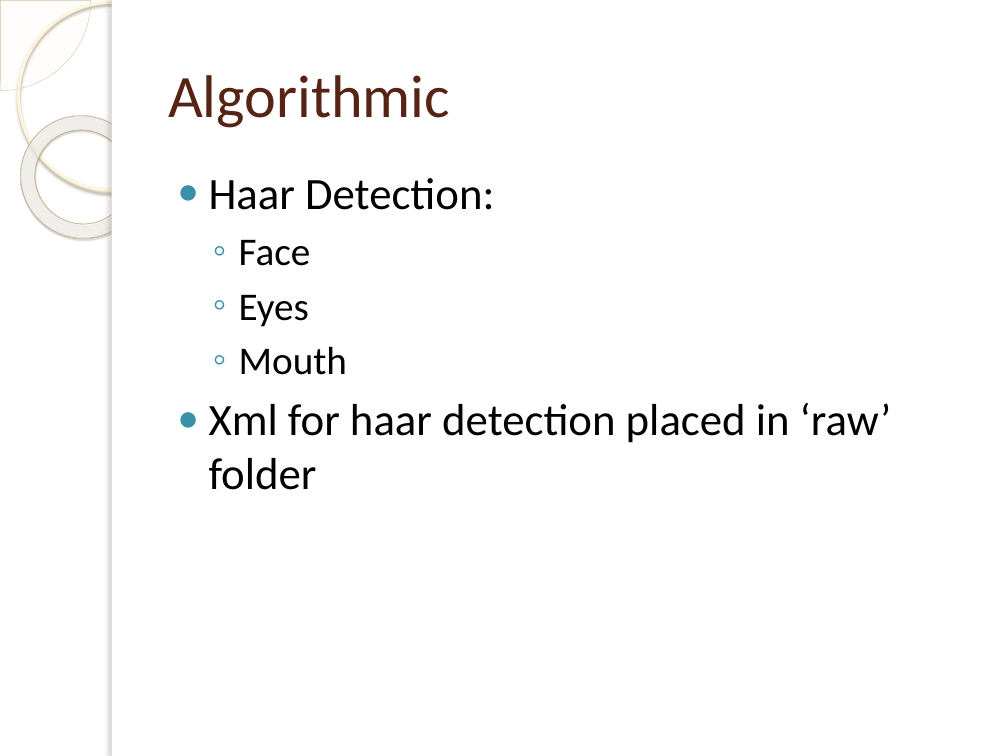
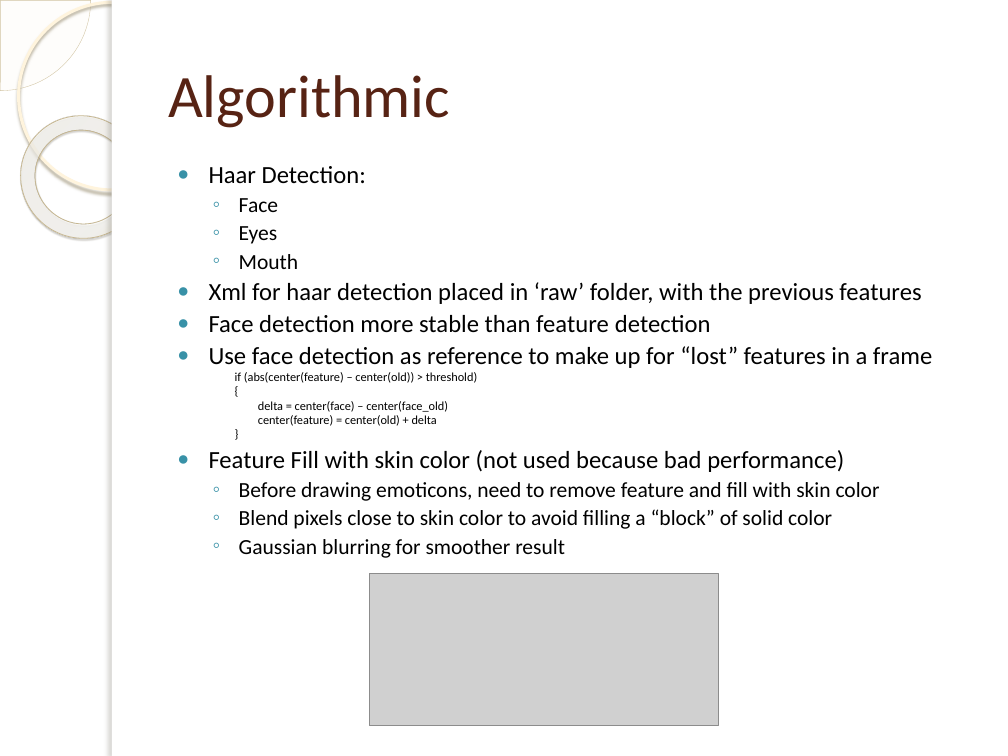
Before and after one commit to OrionGG/ivandroid, a slide deck: slide 7 of Presentacion/doc/EMOTICONIZER.pptx. Drawn at 1008x756 pixels with LibreOffice and Linux fonts; fonts in the diff are those of the drawing; grey boxes stand for pictures; background and template pictures are left out. Boxes give left, top, right and bottom in pixels: in the first picture for what was removed or moved away, otherwise in the second. Text is boxed around its words. In the diff, an @@ line names an element or a change of style, - is before the commit and + after.

```diff
--- a/Presentacion/doc/EMOTICONIZER.pptx
+++ b/Presentacion/doc/EMOTICONIZER.pptx
@@ text at [209, 166, 366, 269]: size 32 to 17.6 pt in "Haar Detection:"; size 28 to 15.4 pt in "Face", "Eyes", "Mouth"; line spacing 1 to 0.8 @@
@@ text at [209, 282, 932, 558]: text changed; size 32 to 17.6 pt @@
-● Xml for haar detection placed in ‘raw’ folder
+● Xml for haar detection placed in ‘raw’ folder, with the previous features
+● Face detection more stable than feature detection
+● Use face detection as reference to make up for “lost” features in a frame
+    if (abs(center(feature) – center(old)) > threshold)
+    {
+      delta = center(face) – center(face_old)
+      center(feature) = center(old) + delta
+    }
+● Feature Fill with skin color (not used because bad performance)
+  ◦ Before drawing emoticons, need to remove feature and fill with skin color
+  ◦ Blend pixels close to skin color to avoid filling a “block” of solid color
+  ◦ Gaussian blurring for smoother result
@@ picture added at [369, 574, 718, 726] @@
```
Also in this commit, not shown: 5 other slides changed, 4 slides added, 1 slide removed.
